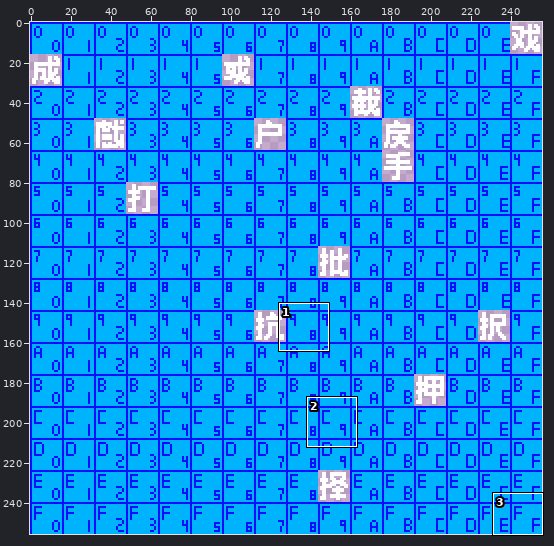
Sprite sheet -- assets/base/font/cosmic-reach-font-6200.png. The first picture is a wide view before the edit; the outline marks the close-up.
Close-up. Before the edit:
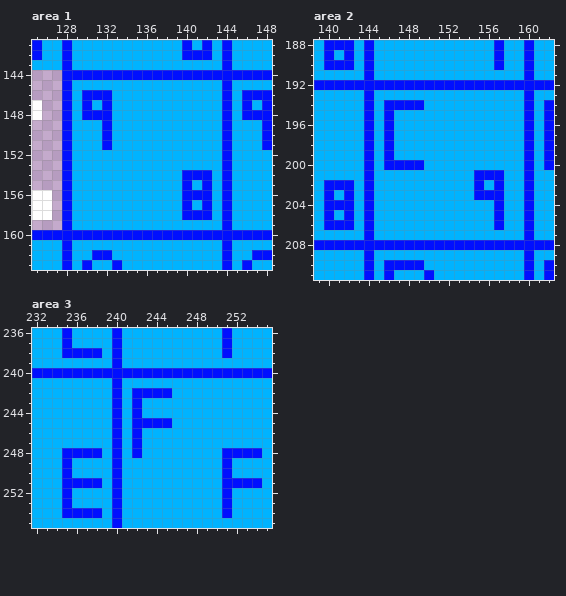
The file is 256x256 pixels. Shown: area 1: x 125..148, y 141..163; area 2: x 139..162, y 188..211; area 3: x 232..255, y 236..255. The commit also changed other parts of the picture, which this record leaves out.
And afterwards:
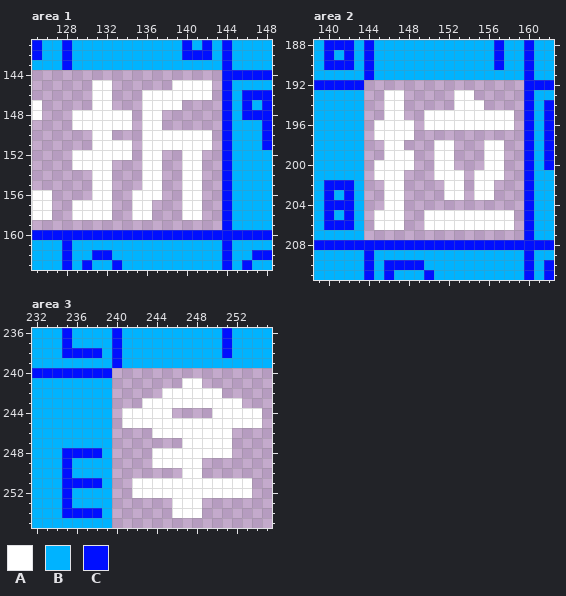
Palette (. is transparent): A #ffffff  B #00b3ff  C #000fff
Changes in this commit:
Area 1:
y 144: x 128..143 CCCCCCCCCCCCCCCC -> ................
y 145: x 128..143 CBBBBBBBBBBBBBBB -> ...AA......AAAA.
y 146: x 128..143 CBCCCBBBBBBBBBBB -> ...AA...AAAAAAA.
y 147: x 128..143 CBCBCBBBBBBBBBBB -> ...AA...AAAA....
y 148: x 128..143 CBCCCBBBBBBBBBBB -> .AAAAAA.AA......
y 149: x 128..143 CBBBCBBBBBBBBBBB -> .AAAAAA.AA......
y 150: x 128..143 CBBBCBBBBBBBBBBB -> ...AA...AAAAAAA.
y 151: x 128..143 CBBBCBBBBBBBBBBB -> ...AAAA.AAAAAAA.
y 152: x 128..143 CBBBBBBBBBBBBBBB -> .AAAAAA.AA..AA..
y 153: x 128..143 CBBBBBBBBBBBBBBB -> .AAAA...AA..AA..
y 154: x 128..143 CBBBBBBBBBBBCCCB -> ...AA...AA..AA..
y 155: x 128..143 CBBBBBBBBBBBCBCB -> ...AA...AA..AA..
y 156: x 128..143 CBBBBBBBBBBBCCCB -> ...AA..AAA..AA..
y 157: x 128..143 CBBBBBBBBBBBCBCB -> .AAAA..AA...AA..
y 158: x 128..143 CBBBBBBBBBBBCCCB -> .AAAA..AA...AA..
y 159: x 128..143 CBBBBBBBBBBBBBBB -> ................
Area 2:
y 192: x 144..159 CCCCCCCCCCCCCCCC -> ................
y 193: x 144..159 CBBBBBBBBBBBBBBB -> ..AA.....AA.....
y 194: x 144..159 CBCCCCBBBBBBBBBB -> ..AA.....AAA....
y 195: x 144..159 CBCBBBBBBBBBBBBB -> ..AA..AAAAAAAAA.
y 196: x 144..159 CBCBBBBBBBBBBBBB -> .AAAA.AAAAAAAAA.
y 197: x 144..159 CBCBBBBBBBBBBBBB -> .AAAA...........
y 198: x 144..159 CBCBBBBBBBBBBBBB -> ..AA...AA...AA..
y 199: x 144..159 CBCBBBBBBBBBBBBB -> ..AAA..AA...AA..
y 200: x 144..159 CBCCCCBBBBBBBBBB -> .AAAA..AA...AA..
y 201: x 144..159 CBBBBBBBBBBCCCBB -> .AAA...AAA.AAA..
y 202: x 144..159 CBBBBBBBBBBCBCBB -> ..AA....AA.AA...
y 203: x 144..159 CBBBBBBBBBBCCCBB -> ..AA....AA.AA...
y 204: x 144..159 CBBBBBBBBBBBBCBB -> ..AA............
y 205..206: x 144..159 CBBBBBBBBBBBBCBB -> .AAA..AAAAAAAAA.
y 207: x 144..159 CBBBBBBBBBBBBBBB -> ................
Area 3:
y 240: x 240..255 CCCCCCCCCCCCCCCC -> ................
y 241: x 240..255 CBBBBBBBBBBBBBBB -> .......AA.......
y 242: x 240..255 CBCCCCBBBBBBBBBB -> .....AAAAAA.....
y 243: x 240..255 CBCBBBBBBBBBBBBB -> ...AAAAAAAAAA...
y 244: x 240..255 CBCBBBBBBBBBBBBB -> .AAAAA....AAAAA.
y 245: x 240..255 CBCCCCBBBBBBBBBB -> .AAAAAAAAAAAAAA.
y 246: x 240..255 CBCBBBBBBBBBBBBB -> ....AAAAAAAA....
y 247: x 240..255 CBCBBBBBBBBBBBBB -> .......AAAAA....
y 248: x 240..255 CBCBBBBBBBBCCCCB -> ....AAAAAAAA....
y 249: x 240..255 CBBBBBBBBBBCBBBB -> ....AAAAA.......
y 250: x 240..255 CBBBBBBBBBBCBBBB -> .......AA.......
y 251: x 240..255 CBBBBBBBBBBCCCCB -> ..AAAAAAAAAAAA..
y 252: x 240..255 CBBBBBBBBBBCBBBB -> ..AAAAAAAAAAAA..
y 253..254: x 240..255 CBBBBBBBBBBCBBBB -> ......AAA.......
y 255: x 240..255 CBBBBBBBBBBBBBBB -> ................
Where, in picture pixels (left, top, right, bottom), the same in both close-ups:
changed: (62, 70, 222, 230)
changed: (364, 80, 524, 240)
changed: (112, 368, 272, 528)
